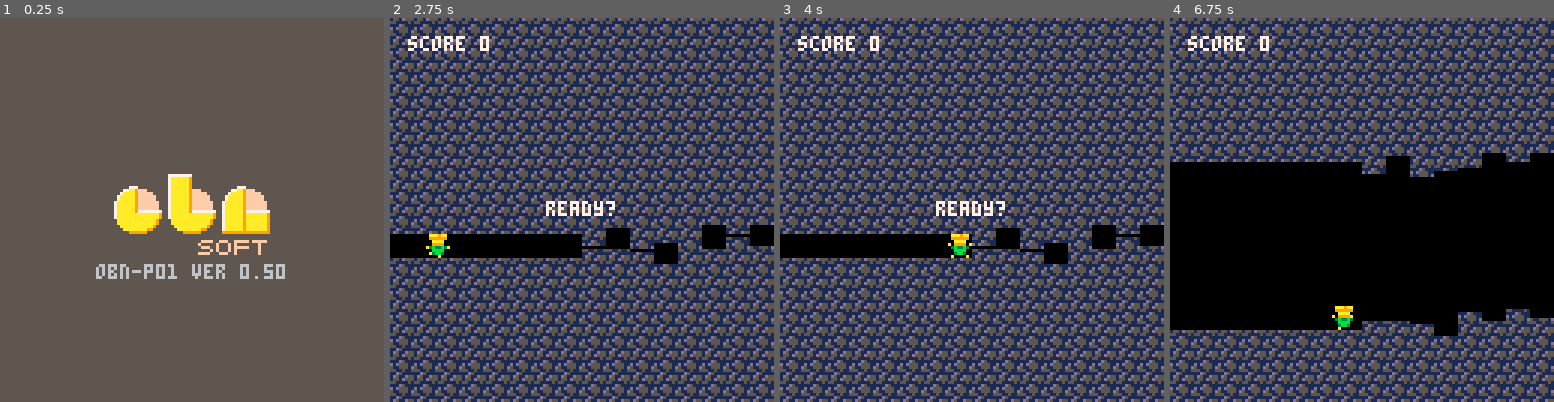
Above: before the commit, frames 1-4 (left to right).
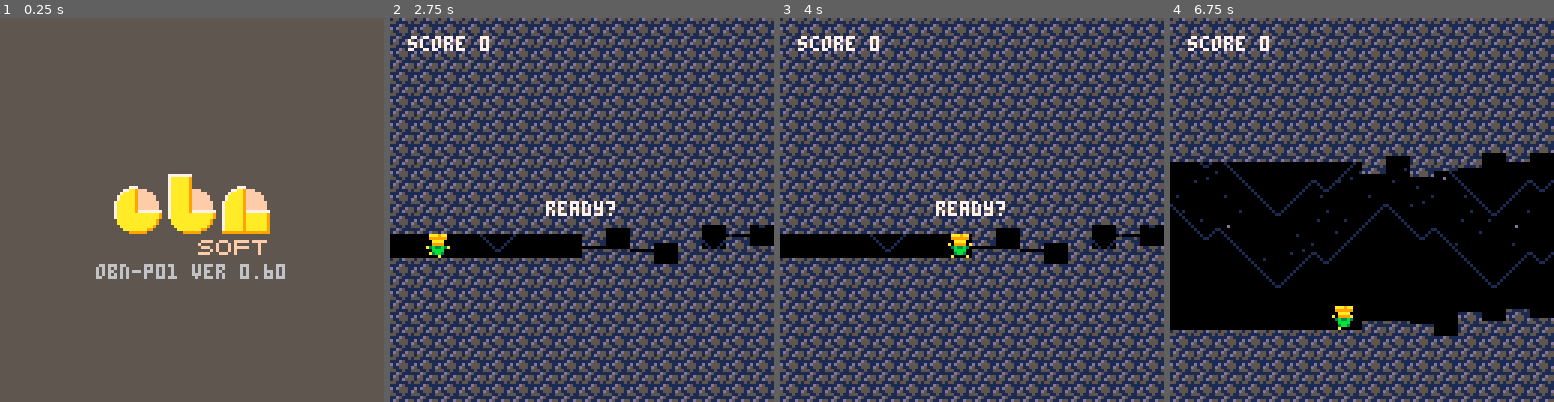
Above: after the commit, the same moments.

Repository: obono/Pico8Works
Game: PICO-8 cartridge src/hollow.p8
The game is run twice, just before and just after one commit, with the same random seed, the same clock (stepped at 60 frames per second) and the same inputs.
Inputs:
- Up to frame 1 (0.25 s): no input
- Up to frame 2 (2.75 s): tap X (X key) at 0.33, 1.07, 1.85 s; tap O (Z key) at 0.7, 1.7, 2.1, 2.5 s; hold Right 1.6-2.1 s; hold Right from 2.47 s (still down)
- Up to frame 3 (4 s): tap O (Z key) at 2.9, 3.3, 3.7 s; tap X (X key) at 2.97 s; release Right at 3.03 s; hold Left 3.08-3.58 s
- Up to frame 4 (6.75 s): hold Right 4.02-4.68 s; tap X (X key) at 4.08, 5.2, 6.32 s; tap O (Z key) every 0.4 s from 4.1 to 6.5 s; hold Left 5.08-5.68 s; hold Right 6.08-6.58 s; hold Right from 6.63 s (still down)

The runs differ from the first frame. In frame 1, less than 0.1% of the frame differs, in the area x 68-72%, y 64-68%; in frame 2, 0.1%; in frame 3, 0.1%; in frame 4, 1.5%, in the area x 0-100%, y 37-71%.

Commit message:
'Hollow Seeker' v0.60
 - Draw background.

Diff:
--- a/src/hollow.p8
+++ b/src/hollow.p8
@@ -24,7 +24,7 @@
  map(124,28,56,48,2,3) -- b
  map(126,29,74,56,2,2) -- n
  map(125,31,66,72,3,1) -- soft
- print("obn-p01 ver 0.50",
+ print("obn-p01 ver 0.60",
    32,82,6)
 end
 
@@ -137,13 +137,13 @@
   elseif (i*8>t) then v=0
   else v=t%8
   end
-  mset(x,i+4,v)
+  mset(x,i+16,v)
   -- bottom
   if (i*8<b-7) then v=0
   elseif (i*8>b) then v=8
   else v=b%8+8
   end
-  mset(x,i+20,v)
+  mset(x+18,i+16,v)
  end
  ct[x]=t
  cb[x]=b
@@ -251,16 +251,33 @@
  local t=-flr(cg/2)
  if (cs>=187) t+=cs%2
  local b=t+cg
+ -- background
+ local i,x
+ for i=0,3 do
+  x=i*48-cx/3
+  map(0,4,x,0,6,8)
+  map(0,4,x,64,6,8)
+ end
+ -- ridges
+ rectfill(0,-1,127,49+t/2,0)
+ rectfill(0,82+b/2,127,128,0)
+ pal(2,0)
+ for i=0,2 do
+  x=i*72-cx/2
+  map(6,4,x,50+t/2,9,4)
+  map(6,8,x,50+b/2,9,4)
+ end
+ pal(2,2)
  -- player
  local y=max(py+b,ct[pp]+t)
  if (pe) y=ct[pp]+b
  spr(16+pa,px,y,1,1,pf)
  -- top
- map(0,4,-cx,t,18,16)
- map(0,4,144-cx,t,18,16)
+ map(0,16,-cx,t,18,16)
+ map(0,16,144-cx,t,18,16)
  -- bottom
- map(0,20,-cx,b,18,16)
- map(0,20,144-cx,b,18,16)
+ map(18,16,-cx,b,18,16)
+ map(18,16,144-cx,b,18,16)
  -- strings
  print("score "..sc,6,6,7)
  if (gc>0) then
@@ -306,14 +323,14 @@
 00000000000000000000000000000000000000000000000055115115551151155511511555115115551151155511511555115115551151150000000000000000
 0000000000000000000000000000000000000000000000000000000011d5111111d5111111d5111111d5111111d5111111d5111111d5111111d5111100000000
 00000000000000000000000000000000000000000000000000000000000000001d511d551d511d551d511d551d511d551d511d551d511d551d511d551d511d55
-0aaa9aa0000000000aaa9aa00aaa9aa0000000000000000000000000000000000000000000000000000000000000000000000000000000000000000000000000
-099999900aaa9aa00999999009999990000000000000000000000000000000000000000000000000000000000000000000000000000000000000000000000000
-00aaaa000999999000aaaa0000aaaa00000000000000000000000000000000000000000000000000000000000000000000000000000000000000000000000000
-a099990a00aaaa0000999900a09999a0000000000000000000000000000000000000000000000000000000000000000000000000000000000000000000000000
-03b33b300a99990aa3b33b3a03b33b30000000000000000000000000000000000000000000000000000000000000000000000000000000000000000000000000
-00bbbb0003b33b3000bbbb0000bbbb00000000000000000000000000000000000000000000000000000000000000000000000000000000000000000000000000
-003bb30000bbbb000a3bb300003bb300000000000000000000000000000000000000000000000000000000000000000000000000000000000000000000000000
-0a0000a0a33bba000000a00000a00000000000000000000000000000000000000000000000000000000000000000000000000000000000000000000000000000
+0aaa9aa0000000000aaa9aa00aaa9aa0222222221222222212222221222222211000000010000001000000010000000000000000000010000010000000000001
+099999900aaa9aa00999999009999990222222220122222201222210222222102100000021000012000000120000000000000000000000000000000000000000
+00aaaa000999999000aaaa0000aaaa00222222220012222200122100222221002210000022100122000001220000000000000010000000000000000000000000
+a099990a00aaaa0000999900a09999a0222222220001222200011000222210002221000022211222000012220010000000000000010000000000000100000000
+03b33b300a99990aa3b33b3a03b33b30222222220000122200000000222100002222100022222222000122220000000000000000000000000000000000000000
+00bbbb0003b33b3000bbbb0000bbbb002222222200000122000000002210000022222100222222220012222200000000000000000000000000001000000d0000
+003bb30000bbbb000a3bb300003bb300222222220000001200000000210000002222221022222222012222220000000000100000000000001000000000000000
+0a0000a0a33bba000000a00000a00000222222220000000100000000100000002222222122222222122222220000000000000000000000010000000000000000
 00000000000700000070700000000000000700000770007000777000000700000000007077000000000000000000000000000000000000000000000000000070
 00000000000700000070700000700700007777007070070007007000000700000000070007000000000707000007000000000000000000000000000000000700
 00000000000700000000000007777770070700007700700070070070000000000000070007000000000770000007000000000000000000000000000000007000
@@ -434,14 +451,14 @@
 6262636262636566000000000000000000000000000000000000000000000000000000000000000000000000000000000000000000000000000000000000000000000000000000000000000000000000000000000000000000000000000000000000000000000000000000000000000000000000000000000000000000000000
 67680000646c0000000000000000000000000000000000000000000000000000000000000000000000000000000000000000000000000000000000000000000000000000000000000000000000000000000000000000000000000000000000000000000000000000000000000000000000000000000000000000000000000000
 696a6b6b6d6e6b6f000000000000000000000000000000000000000000000000000000000000000000000000000000000000000000000000000000000000000000000000000000000000000000000000000000000000000000000000000000000000000000000000000000000000000000000000000000000000000000000000
-0000000000000000000000000000000000000000000000000000000000000000000000000000000000000000000000000000000000000000000000000000000000000000000000000000000000000000000000000000000000000000000000000000000000000000000000000000000000000000000000000000000000000000
-0000000000000000000000000000000000000000000000000000000000000000000000000000000000000000000000000000000000000000000000000000000000000000000000000000000000000000000000000000000000000000000000000000000000000000000000000000000000000000000000000000000000000000
-0000000000000000000000000000000000000000000000000000000000000000000000000000000000000000000000000000000000000000000000000000000000000000000000000000000000000000000000000000000000000000000000000000000000000000000000000000000000000000000000000000000000000000
-0000000000000000000000000000000000000000000000000000000000000000000000000000000000000000000000000000000000000000000000000000000000000000000000000000000000000000000000000000000000000000000000000000000000000000000000000000000000000000000000000000000000000000
-0000000000000000000000000000000000000000000000000000000000000000000000000000000000000000000000000000000000000000000000000000000000000000000000000000000000000000000000000000000000000000000000000000000000000000000000000000000000000000000000000000000000000000
-0000000000000000000000000000000000000000000000000000000000000000000000000000000000000000000000000000000000000000000000000000000000000000000000000000000000000000000000000000000000000000000000000000000000000000000000000000000000000000000000000000000000000000
-0000000000000000000000000000000000000000000000000000000000000000000000000000000000000000000000000000000000000000000000000000000000000000000000000000000000000000000000000000000000000000000000000000000000000000000000000000000000000000000000000000000000000000
-0000000000000000000000000000000000000000000000000000000000000000000000000000000000000000000000000000000000000000000000000000000000000000000000000000000000000000000000000000000000000000000000000000000000000000000000000000000000000000000000000000000000000000
+1d1b1f0000001514141414141414170000000000000000000000000000000000000000000000000000000000000000000000000000000000000000000000000000000000000000000000000000000000000000000000000000000000000000000000000000000000000000000000000000000000000000000000000000000000
+00001b00001e0016151414141417000000000000000000000000000000000000000000000000000000000000000000000000000000000000000000000000000000000000000000000000000000000000000000000000000000000000000000000000000000000000000000000000000000000000000000000000000000000000
+1b00001f001b0000001514171600000000000000000000000000000000000000000000000000000000000000000000000000000000000000000000000000000000000000000000000000000000000000000000000000000000000000000000000000000000000000000000000000000000000000000000000000000000000000
+1f00001b00000000000016000000000000000000000000000000000000000000000000000000000000000000000000000000000000000000000000000000000000000000000000000000000000000000000000000000000000000000000000000000000000000000000000000000000000000000000000000000000000000000
+001c001d001c18000000000000001a0000000000000000000000000000000000000000000000000000000000000000000000000000000000000000000000000000000000000000000000000000000000000000000000000000000000000000000000000000000000000000000000000000000000000000000000000000000000
+1b001b001b00141918000000001a140000000000000000000000000000000000000000000000000000000000000000000000000000000000000000000000000000000000000000000000000000000000000000000000000000000000000000000000000000000000000000000000000000000000000000000000000000000000
+001e001c001f14141418001a1914140000000000000000000000000000000000000000000000000000000000000000000000000000000000000000000000000000000000000000000000000000000000000000000000000000000000000000000000000000000000000000000000000000000000000000000000000000000000
+1b001b001e001414141419141414140000000000000000000000000000000000000000000000000000000000000000000000000000000000000000000000000000000000000000000000000000000000000000000000000000000000000000000000000000000000000000000000000000000000000000000000000000000000
 0000000000000000000000000000000000000000000000000000000000000000000000000000000000000000000000000000000000000000000000000000000000000000000000000000000000000000000000000000000000000000000000000000000000000000000000000000000000000000000000000000000000000000
 0000000000000000000000000000000000000000000000000000000000000000000000000000000000000000000000000000000000000000000000000000000000000000000000000000000000000000000000000000000000000000000000000000000000000000000000000000000000000000000000000000000000000000
 0000000000000000000000000000000000000000000000000000000000000000000000000000000000000000000000000000000000000000000000000000000000000000000000000000000000000000000000000000000000000000000000000000000000000000000000000000000000000000000000000000000000000000
